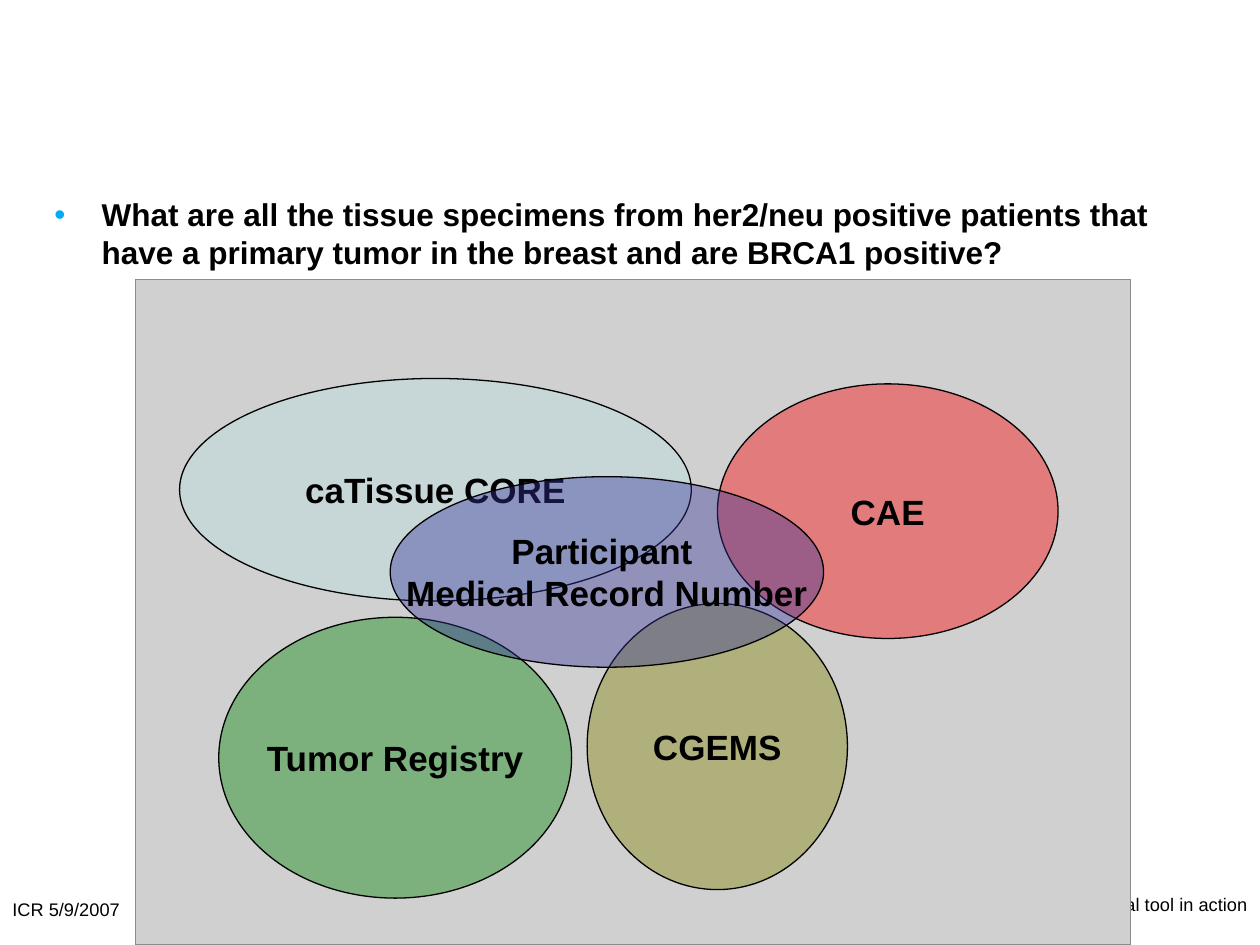
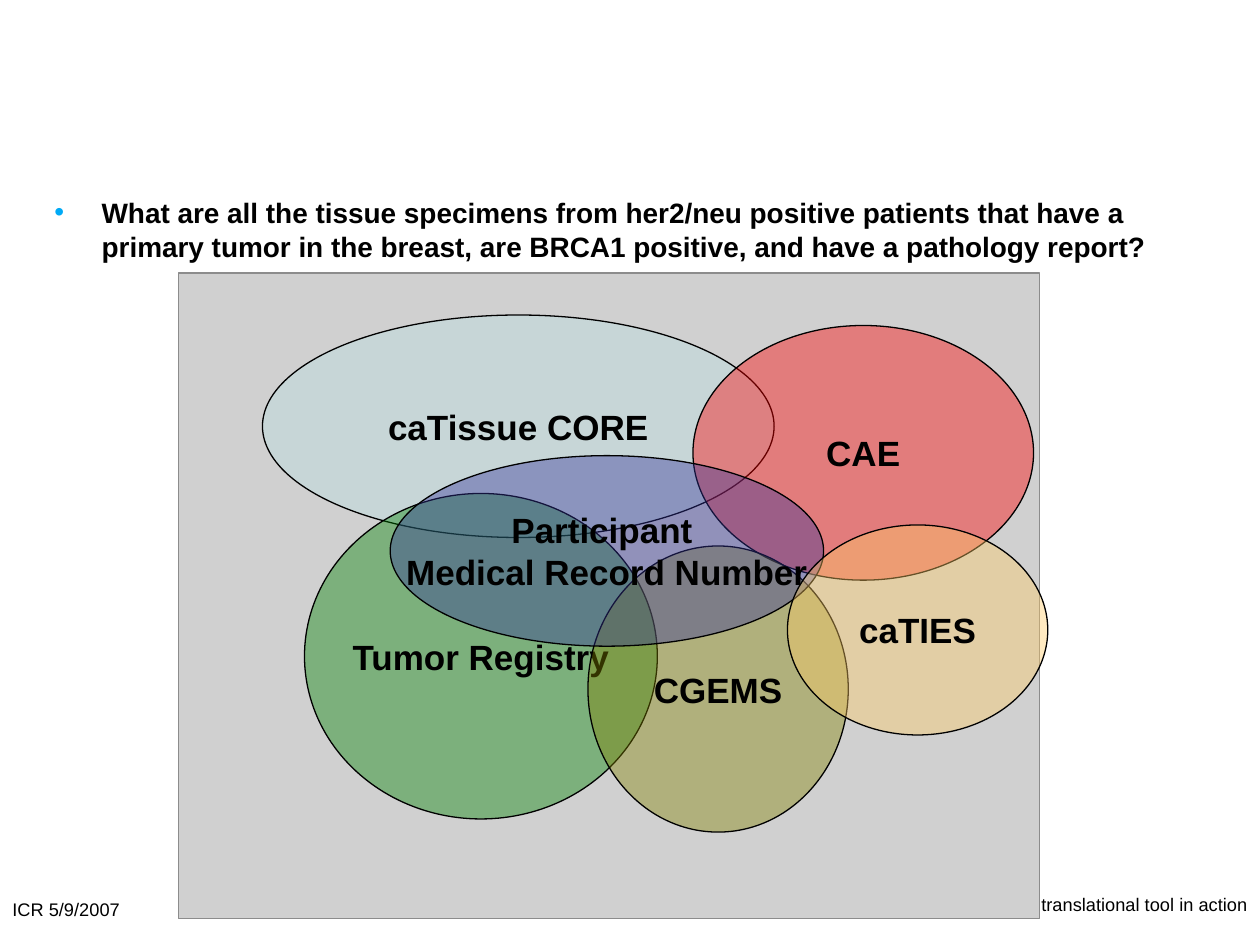
Before and after one commit to NCIP/catrip, a slide deck: slide 10 of catrip/documentation/presentations/icr_2007_05_09/caTRIP_icr_2007_05_09.ppt. Drawn at 1260x945 pixels with LibreOffice and Linux fonts; fonts in the diff are those of the drawing; grey boxes stand for pictures; background and template pictures are left out. Boxes give left, top, right and bottom in pixels: in the first picture for what was removed or moved away, otherwise in the second. Text is boxed around its words. In the diff, an @@ line names an element or a change of style, - is before the commit and + after.

```diff
--- a/catrip/documentation/presentations/icr_2007_05_09/caTRIP_icr_2007_05_09.ppt
+++ b/catrip/documentation/presentations/icr_2007_05_09/caTRIP_icr_2007_05_09.ppt
@@ text at [102,202,1145,262]: text changed; size 18 to 16 pt @@
-• What are all the tissue specimens from her2/neu positive patients that have a primary tumor in the breast and are BRCA1 positive?
+• What are all the tissue specimens from her2/neu positive patients that have a primary tumor in the breast, are BRCA1 positive, and have a pathology report?
@@ picture: place and size @@
-picture at [135,280,1130,945]
+picture at [179,273,1040,920]
@@ ellipse "caTissue CORE": place and size @@
-ellipse "caTissue CORE" at [180,378,692,601]
+ellipse "caTissue CORE" at [262,315,774,538]
@@ ellipse "CAE": place and size @@
-ellipse "CAE" at [717,384,1057,639]
+ellipse "CAE" at [693,325,1033,580]
@@ ellipse "Participant Medical Record Number": place and size @@
-ellipse "Participant Medical Record Number" at [391,476,824,667]
+ellipse "Participant Medical Record Number" at [391,456,824,646]
@@ ellipse "Tumor Registry": place and size @@
-ellipse "Tumor Registry" at [219,617,572,898]
+ellipse "Tumor Registry" at [305,494,658,819]
@@ ellipse added at [788,525,1048,736], fill #FFCC66 at 40% opacity, outline #000000 0.74 pt, 20 pt, text #000000, bold @@
+caTIES
@@ ellipse "CGEMS": place and size @@
-ellipse "CGEMS" at [587,604,848,890]
+ellipse "CGEMS" at [588,546,849,832]
```
Also in this commit, not shown: 2 other slides changed, 2 slides added.
